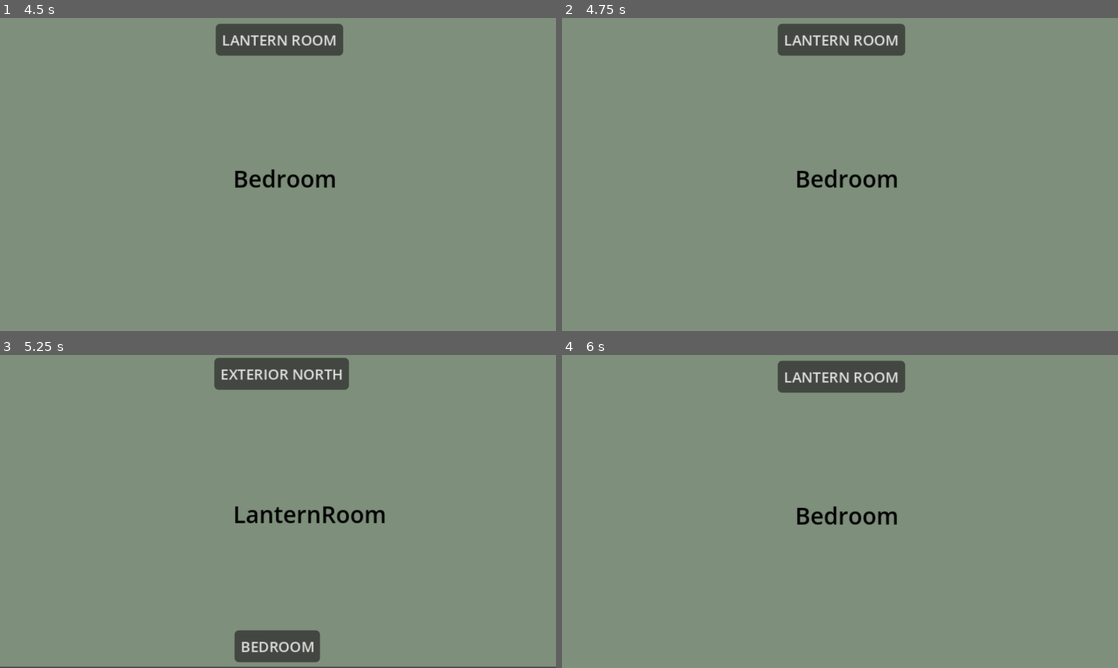
Above: before the commit, frames 1-4 (two rows, left to right).
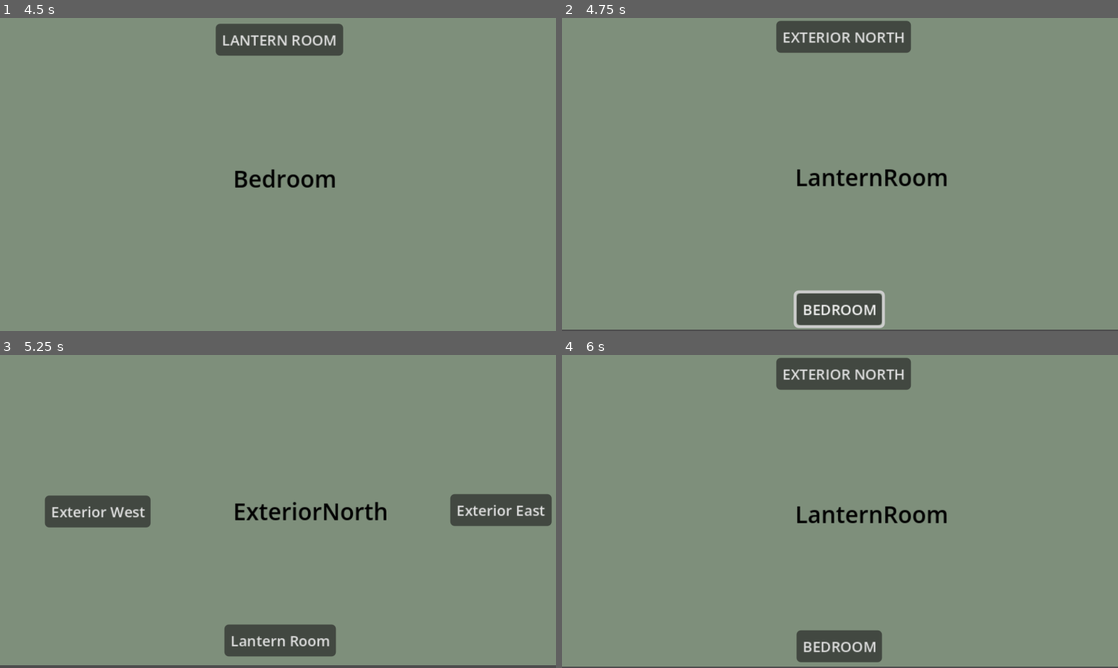
Above: after the commit, the same moments.

Repository: DerangedPalmito/Gamejam-Plus-26
Game: Godot game, scene res://scenes/Rooms/Devroom.tscn
Two runs of this game, one before a commit and one after it. Both use one fixed random seed, a clock stepped at 60 frames per second and the inputs below.
Inputs (mouse positions are in pixels of both pictures, inside the frame that each line leads up to):
- Up to frame 1 (4.5 s): click "LANTERN ROOM" at 0.5 s; click "BEDROOM" at 1.25 s; tap Enter at 2, 3.5 s; move the mouse to (144, 265) at 2.02 s; hold Right (ui_right) 2.03-2.78 s; click (144, 265) at 2.17 s; tap Space at 2.75, 4.25 s; move the mouse to (166, 190) at 2.77 s; hold Down (ui_down) 2.78-3.53 s; click (166, 190) at 2.92 s; move the mouse to (333, 105) at 3.52 s; hold Right (ui_right) 3.53-4.28 s; click (333, 105) at 3.67 s; move the mouse to (250, 237) at 4.27 s; hold Up (ui_up) from 4.28 s (still down); click (250, 237) at 4.42 s
- Up to frame 2 (4.75 s): keep holding Up (ui_up)
- Up to frame 3 (5.25 s): release Up (ui_up) at 5 s; click (283, 373) at 5 s, where only the run after the commit has a clickable "EXTERIOR NORTH"
- Up to frame 4 (6 s): click (840, 639) at 5.75 s, where only the run after the commit has a clickable "Lantern Room"

Frame 1 is identical in both runs. In frame 2, 4.3% of the frame differs, in the area x 0-100%, y 0-100%; in frame 3, 9.0%; in frame 4, 3.9%.

Commit message:
FEAT: Adicionado controle de transição de sala por WASD.

Diff:
--- a/scenes/Rooms/Devroom.tscn
+++ b/scenes/Rooms/Devroom.tscn
@@ -4,6 +4,7 @@
 [ext_resource type="Script" uid="uid://dalvswmuxbnf1" path="res://scripts/Rooms/Bedroom.gd" id="1_6a4om"]
 [ext_resource type="Script" uid="uid://brpm07hhawmrj" path="res://scripts/Rooms/ExteriorWest.gd" id="1_8yy2x"]
 [ext_resource type="Script" uid="uid://oshpex3ugxm4" path="res://scripts/Rooms/LightRoomNorth.gd" id="1_bxvx3"]
+[ext_resource type="Script" uid="uid://c6sltjlyx4plr" path="res://scripts/Rooms/Devroom.gd" id="1_dyj72"]
 [ext_resource type="Script" uid="uid://bc1w6dswq10be" path="res://scripts/Rooms/ExteriorSouth.gd" id="1_fwl31"]
 [ext_resource type="Script" uid="uid://be3xdh1ctgdt3" path="res://scripts/Rooms/LanternRoom.gd" id="1_h8onv"]
 [ext_resource type="Script" uid="uid://dmy54fhkivcmg" path="res://scripts/testearea.gd" id="2_6a4om"]
@@ -12,6 +13,7 @@
 size = Vector2(71.5, 60)
 
 [node name="Devroom" type="Node2D" unique_id=1740814942]
+script = ExtResource("1_dyj72")
 
 [node name="GameCamera" type="Camera2D" parent="." unique_id=1690645699]
 
--- /dev/null
+++ b/scripts/Rooms/Devroom.gd
@@ -0,0 +1,77 @@
+extends Node2D
+@onready var game_camera: Camera2D = $GameCamera
+@onready var screen_fade: ColorRect = $UI/ScreenFade
+
+@onready var rooms_map: Dictionary = {
+	"Bedroom": {
+		"position": $Rooms/Bedroom/BedroomAnchor.global_position,
+		"connections": { "N": "LanternRoom" }
+	},
+	"LanternRoom": {
+		"position": $Rooms/LanternRoom/LanternRoomAnchor.global_position,
+		"connections": { "S": "Bedroom", "N": "ExteriorNorth" }
+	},
+	"ExteriorNorth": {
+		"position": $Rooms/ExteriorNorth/ExteriorNorthAnchor.global_position,
+		"connections": { "S": "LanternRoom", "O": "ExteriorWest", "L": "ExteriorEast" }
+	},
+	"ExteriorWest": {
+		"position": $Rooms/ExteriorWest/ExteriorWestAnchor.global_position,
+		"connections": { "L": "ExteriorNorth", "O": "ExteriorSouth" }
+	},
+	"ExteriorEast": {
+		"position": $Rooms/ExteriorEast/ExteriorEastAnchor.global_position,
+		"connections": { "O": "ExteriorNorth", "L": "ExteriorSouth" }
+	},
+	"ExteriorSouth": {
+		"position": $Rooms/ExteriorSouth/ExteriorSouthAnchor.global_position,
+		"connections": { "O": "ExteriorEast", "L": "ExteriorWest" }
+	}
+}
+var current_room: String = "Bedroom"
+var in_transaction: bool = false
+
+func _ready() -> void:
+	game_camera.global_position = rooms_map[current_room]["position"]
+	screen_fade.color.a = 0.0
+	screen_fade.mouse_filter = Control.MOUSE_FILTER_IGNORE
+
+func _unhandled_input(event: InputEvent) -> void:
+	if event.is_action_pressed("ui_up") or Input.is_key_pressed(KEY_W):
+		try_to_move("N")
+	elif event.is_action_pressed("ui_down") or Input.is_key_pressed(KEY_S):
+		try_to_move("S")
+	elif event.is_action_pressed("ui_left") or Input.is_key_pressed(KEY_A):
+		try_to_move("O")
+	elif event.is_action_pressed("ui_right") or Input.is_key_pressed(KEY_D):
+		try_to_move("L")
+
+func try_to_move(direction: String) -> void:
+	if in_transaction:
+		return
+
+	var current_connections = rooms_map[current_room]["connections"]
+
+	if current_connections.has(direction):
+		var next_room = current_connections[direction]
+		change_room(next_room)
+	else:
+		print("Caminho bloqueado nesta direção!")
+
+func change_room(new_room: String) -> void:
+	in_transaction = true
+	screen_fade.mouse_filter = Control.MOUSE_FILTER_STOP
+
+	var tween_out = create_tween()
+	tween_out.tween_property(screen_fade, "color:a", 1.0, 0.3)
+	await tween_out.finished
+
+	game_camera.global_position = rooms_map[new_room]["position"]
+	current_room = new_room
+
+	var tween_in = create_tween()
+	tween_in.tween_property(screen_fade, "color:a", 0.0, 0.3)
+	await tween_in.finished
+
+	screen_fade.mouse_filter = Control.MOUSE_FILTER_IGNORE
+	in_transaction = false
Not shown, added: scripts/Rooms/Devroom.gd.uid
